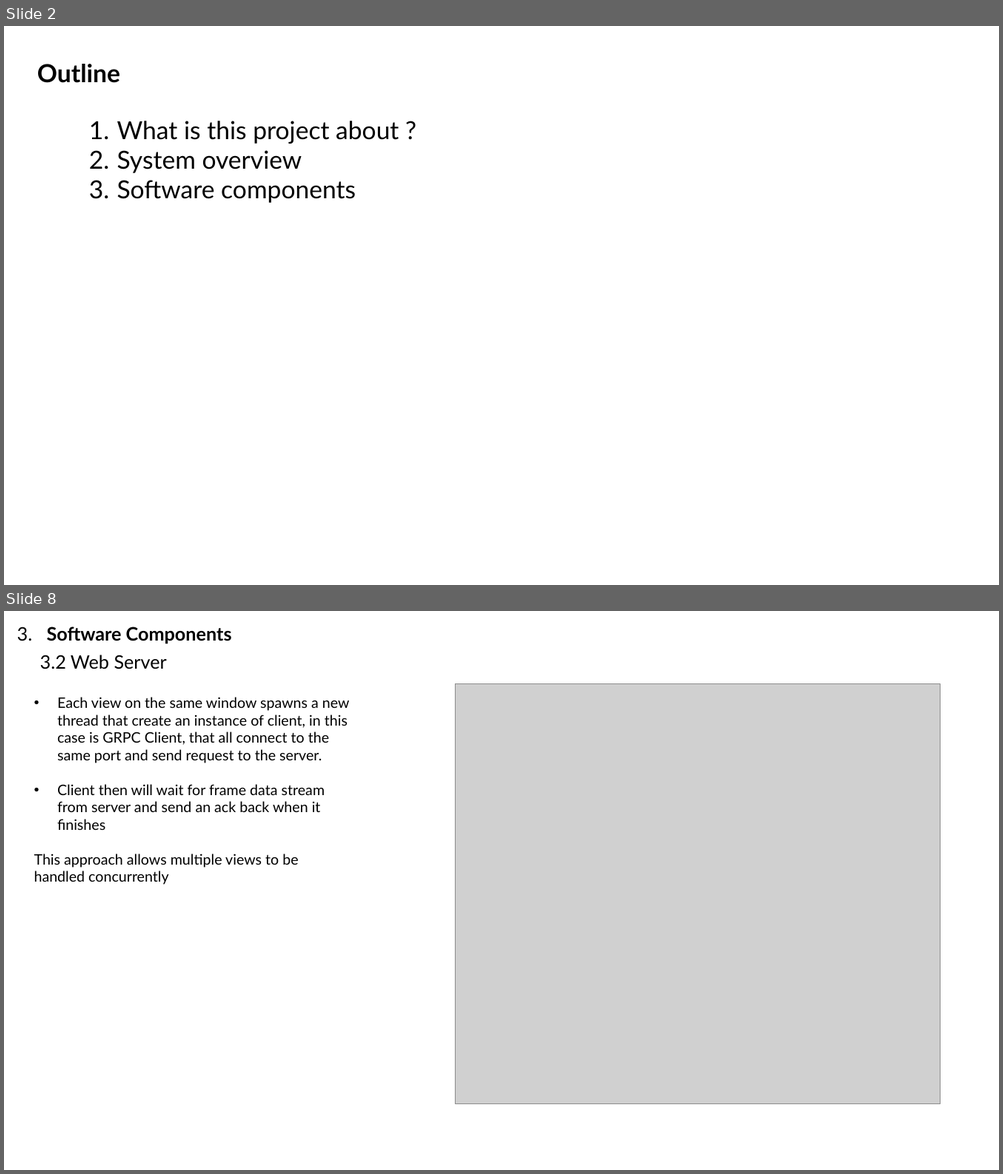
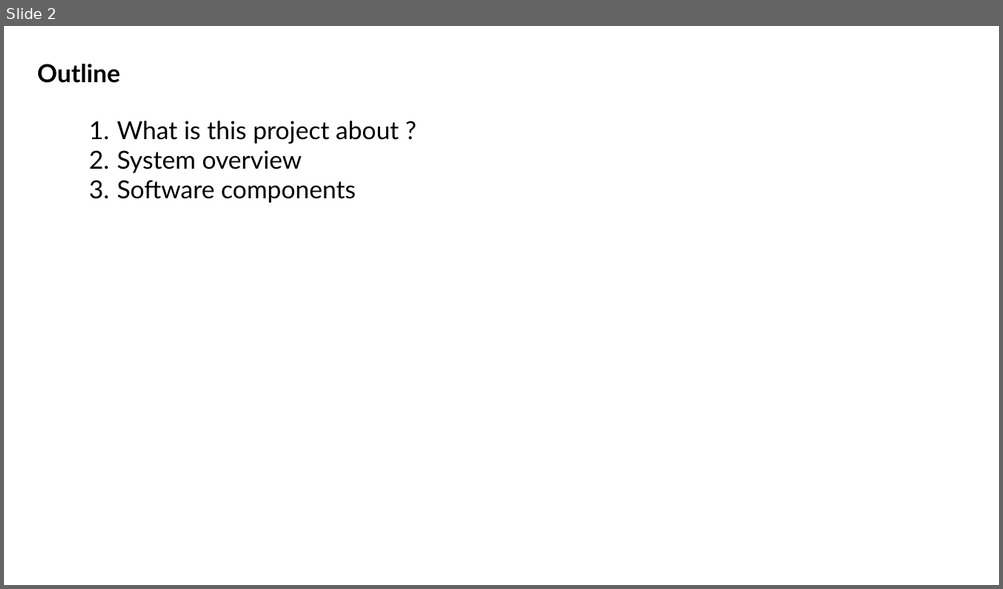
Before and after one commit to truongvanhuy2000/Video-Streaming, a slide deck: Docs/Overview.pptx. Shown one above the other, each under a label of ours: slides 2 and 8 before the commit, slide 2 after it; the slides between them are not shown. The pictures are 1003x1174 and 1003x589 pixels, drawn with LibreOffice and Linux fonts; fonts in the diff are those of the drawing; grey boxes stand for pictures. Boxes give left, top, right and bottom in pixels: in the first picture for what was removed or moved away, otherwise in the second. Text is boxed around its words. In the diff, an @@ line names an element or a change of style, - is before the commit and + after.

```diff
--- a/Docs/Overview.pptx
+++ b/Docs/Overview.pptx
@@ slide 8 removed at [4,611,999,1170], background #FFFFFF @@
@@ text removed at [17,627,232,644] @@
-3. Software Components
@@ text removed at [40,655,167,669] @@
-3.2 Web Server
@@ text removed at [34,697,350,885] @@
-• Each view on the same window spawns a new thread that create an instance of client, in this case is GRPC Client, that all connect to the same port and send request to the server.
-• Client then will wait for frame data stream from server and send an ack back when it finishes
-This approach allows multiple views to be handled concurrently
@@ picture removed at [455,684,940,1105] @@
```
Also in this commit, not shown: 2 slides changed, 7 slides added, 4 other slides removed, 1 other file.
